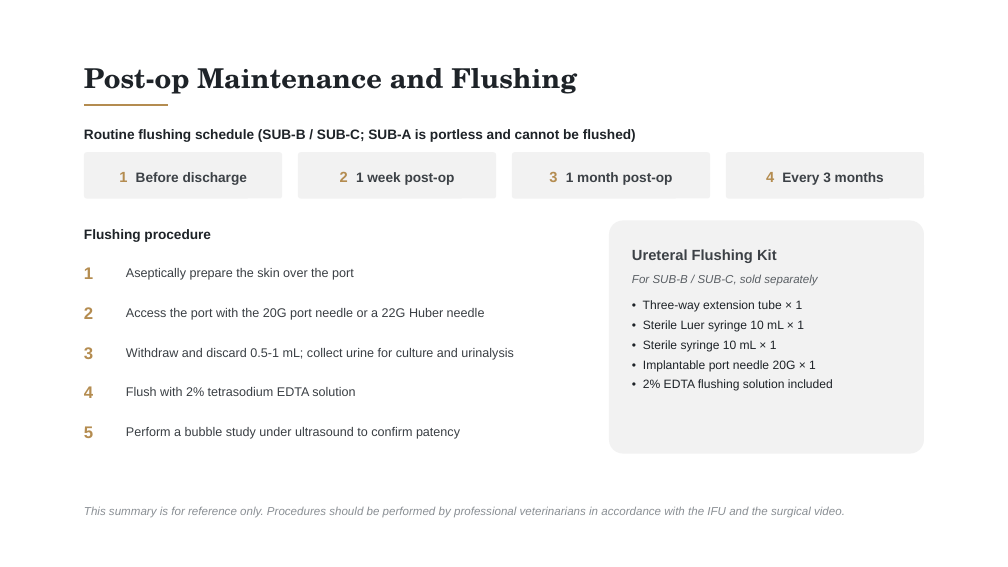
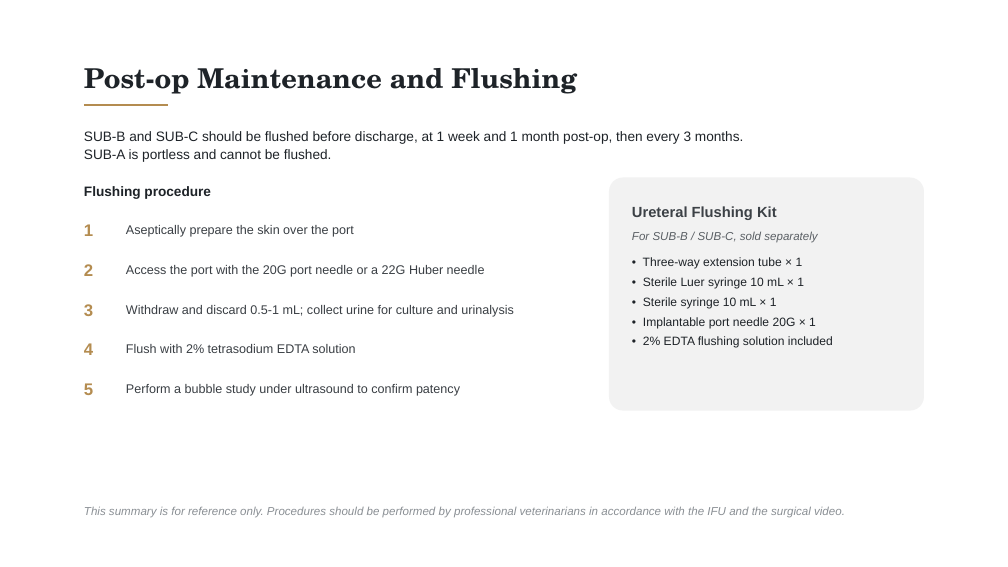
Before and after one commit to pikrosart-jpg/Material, a slide deck: slide 9 of Feline_SUB_System_Introduction_v72.pptx. Drawn at 1008x567 pixels with LibreOffice and Linux fonts; fonts in the diff are those of the drawing. Boxes give left, top, right and bottom in pixels: in the first picture for what was removed or moved away, otherwise in the second. Text is boxed around its words. In the diff, an @@ line names an element or a change of style, - is before the commit and + after.

```diff
--- a/Feline_SUB_System_Introduction_v72.pptx
+++ b/Feline_SUB_System_Introduction_v72.pptx
@@ text at bbox=[84, 131, 743, 162]: text changed; bold off @@
-Routine flushing schedule (SUB-B / SUB-C; SUB-A is portless and cannot be flushed)
+SUB-B and SUB-C should be flushed before discharge, at 1 week and 1 month post-op, then every 3 months.
+SUB-A is portless and cannot be flushed.
@@ rounded rectangle removed at bbox=[84, 152, 282, 198] @@
-1 Before discharge
@@ rounded rectangle removed at bbox=[298, 152, 496, 198] @@
-2 1 week post-op
@@ rounded rectangle removed at bbox=[512, 152, 710, 198] @@
-3 1 month post-op
@@ 9 texts, 1 rounded rectangle: place and size @@
-9 texts, 1 rounded rectangle at bbox=[84, 221, 925, 454]
+9 texts, 1 rounded rectangle at bbox=[84, 178, 925, 411]
@@ rounded rectangle removed at bbox=[726, 152, 924, 198] @@
-4 Every 3 months
@@ text "3": place and size @@
-text "3" at bbox=[84, 347, 93, 359]
+text "3" at bbox=[84, 304, 93, 316]
@@ text "Withdraw and discard 0.5-1 mL; ...": place and size @@
-text "Withdraw and discard 0.5-1 mL; ..." at bbox=[126, 348, 513, 360]
+text "Withdraw and discard 0.5-1 mL; ..." at bbox=[126, 305, 513, 317]
```
Also in this commit, not shown: 1 slide removed.
